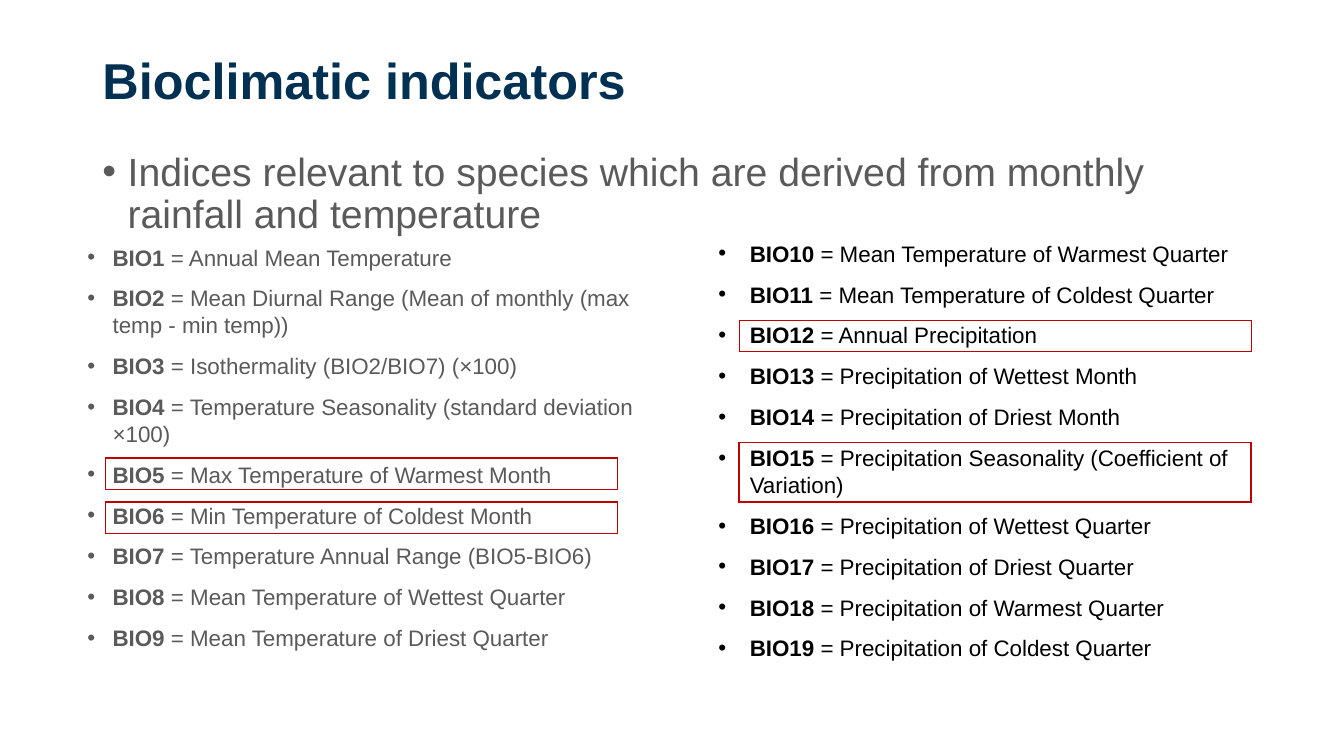
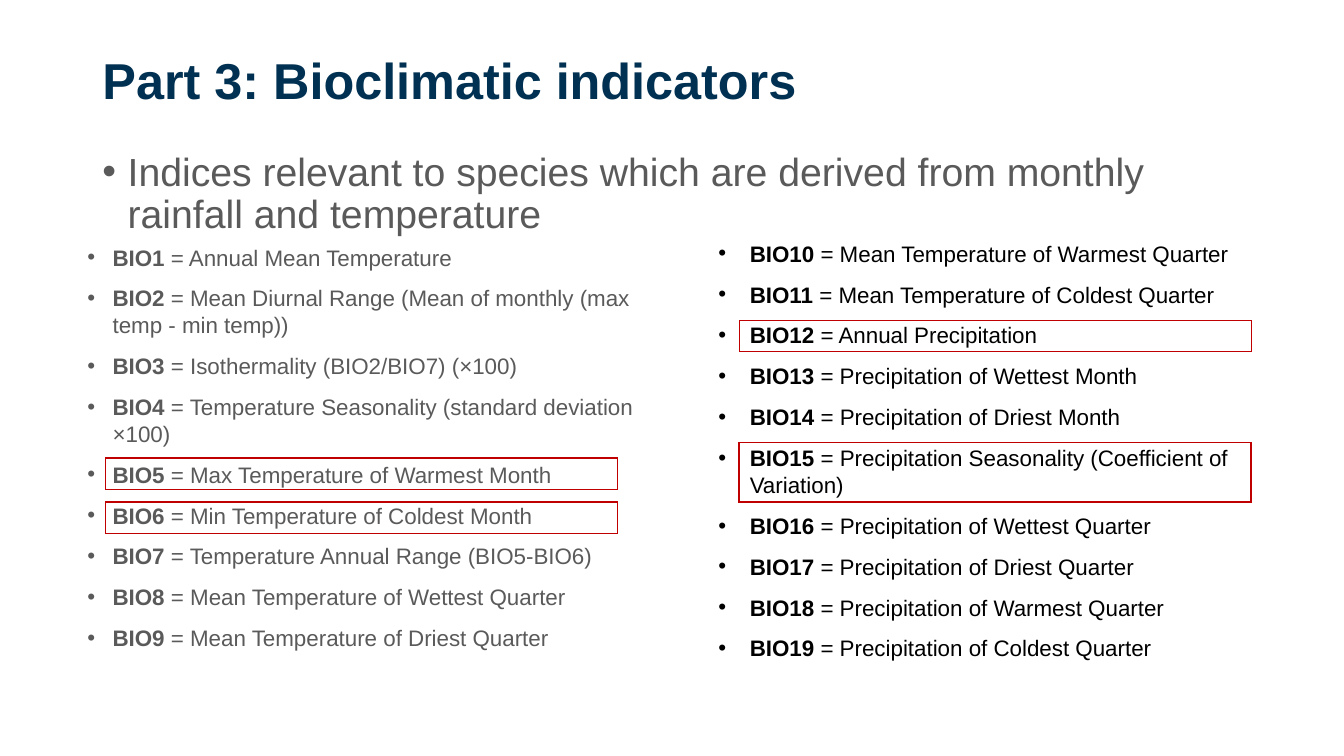
Before and after one commit to sdesrosiers1989/ICCB_Projections, a slide deck: slide 22 of ICCB2025_Session2_ClimateProjections.pptx (slide 19 before the commit). Drawn at 1344x756 pixels with LibreOffice and Linux fonts; fonts in the diff are those of the drawing; background and template pictures are left out. Boxes give left, top, right and bottom in pixels: in the first picture for what was removed or moved away, otherwise in the second. Text is boxed around its words. In the diff, an @@ line names an element or a change of style, - is before the commit and + after.

```diff
--- a/ICCB2025_Session2_ClimateProjections.pptx
+++ b/ICCB2025_Session2_ClimateProjections.pptx
@@ title at (102,62,797,100): text changed @@
-Bioclimatic indicators
+Part 3: Bioclimatic indicators
```
Also in this commit, not shown: 5 other slides changed, 4 slides added.
